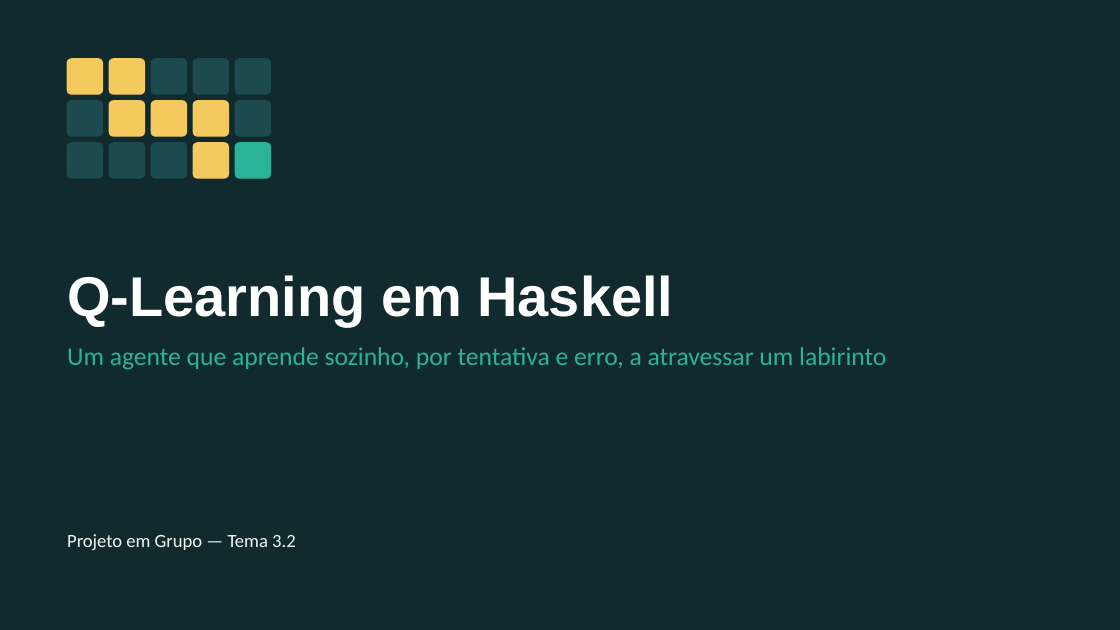
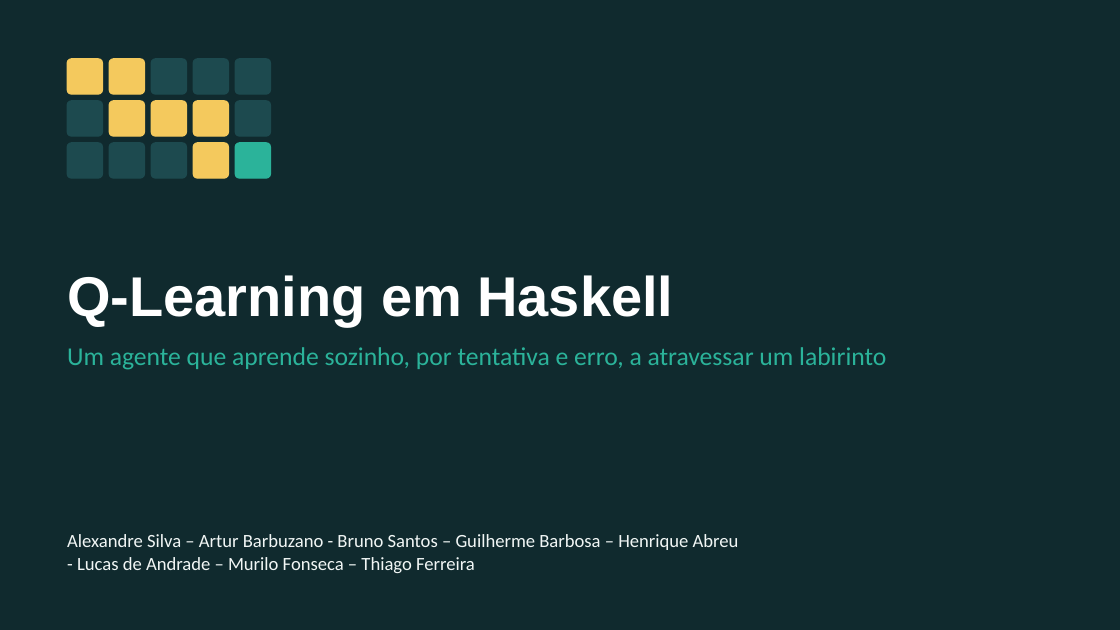
Before and after one commit to brn-l1rou/Q-Learning, a slide deck: slide 1 of docs/Apresentacao_QLearning_Haskell.pptx. Drawn at 1120x630 pixels with LibreOffice and Linux fonts; fonts in the diff are those of the drawing. Boxes give left, top, right and bottom in pixels: in the first picture for what was removed or moved away, otherwise in the second. Text is boxed around its words. In the diff, an @@ line names an element or a change of style, - is before the commit and + after.

```diff
--- a/docs/Apresentacao_QLearning_Haskell.pptx
+++ b/docs/Apresentacao_QLearning_Haskell.pptx
@@ text at (67,534,739,573): text changed @@
-Projeto em Grupo — Tema 3.2
+Alexandre Silva – Artur Barbuzano - Bruno Santos – Guilherme Barbosa – Henrique Abreu
+- Lucas de Andrade – Murilo Fonseca – Thiago Ferreira
```
Also in this commit, not shown: 3 other slides changed.
